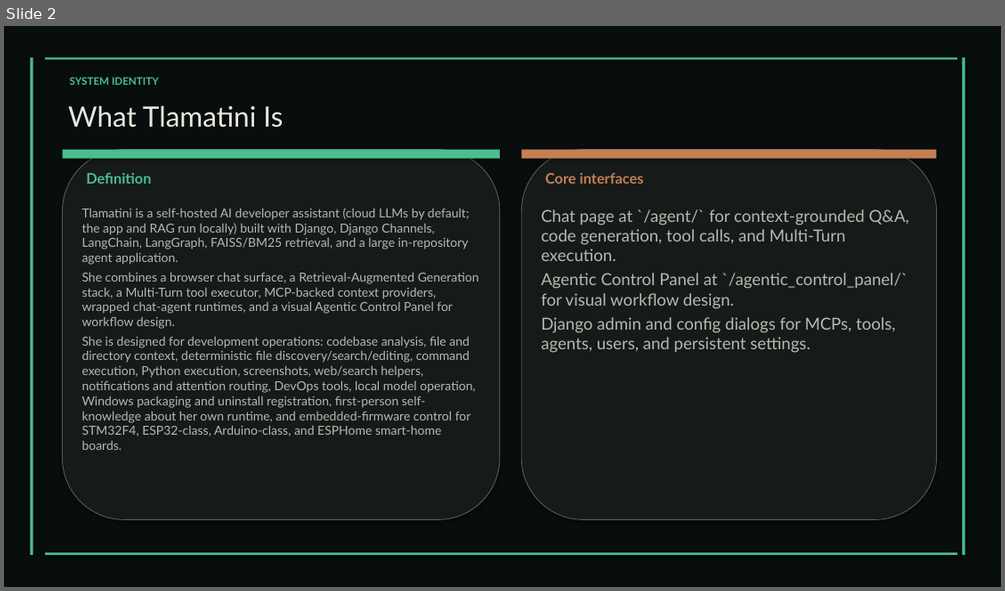
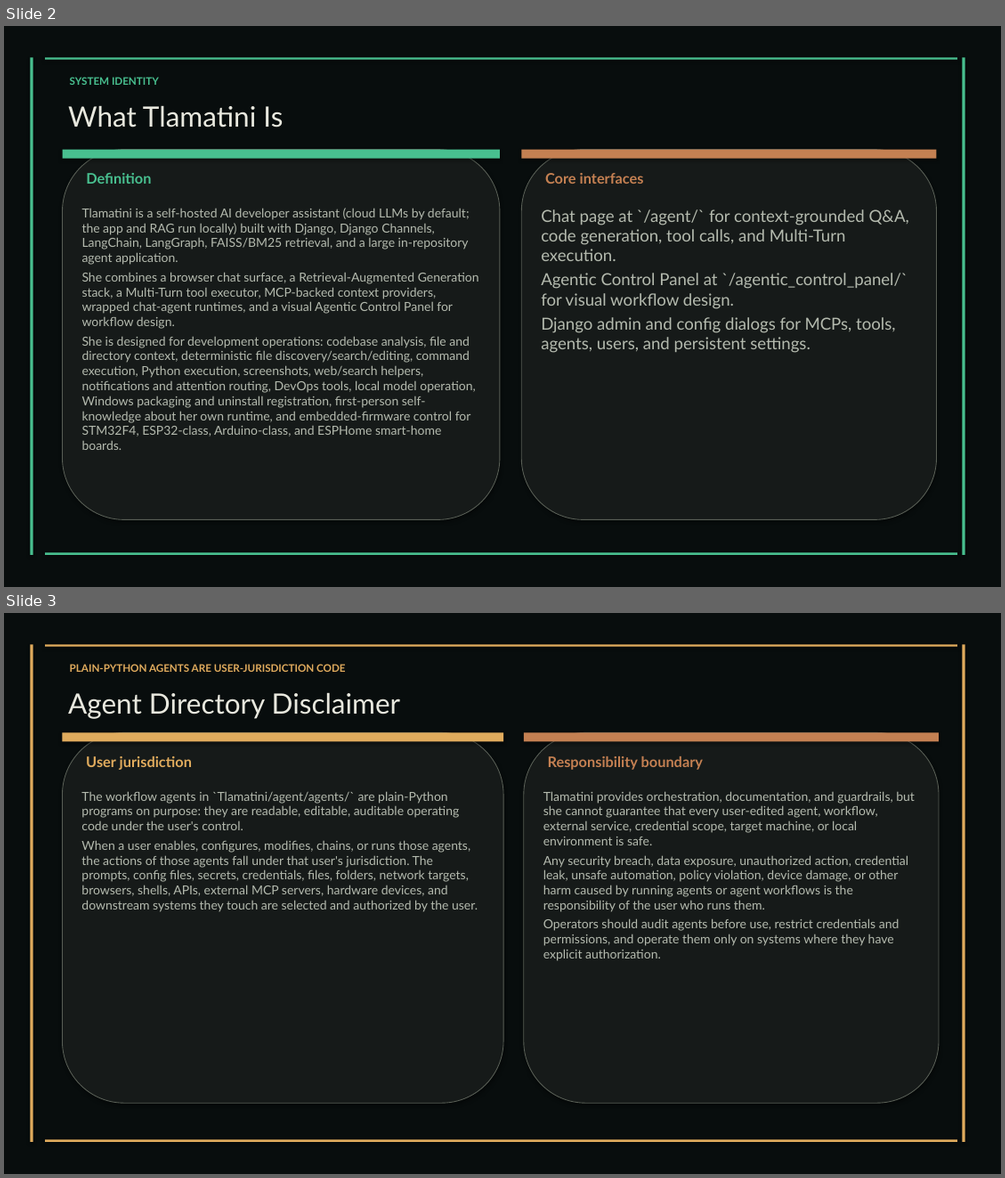
Before and after one commit to XAIHT/Tlamatini, a slide deck: Tlamatini_eXtended_Artificial_Intelligence_Humanly_Tempered.pptx. Shown one above the other, each under a label of ours: slide 2 before the commit, slides 2 and 3 after it. The pictures are 1005x591 and 1005x1178 pixels, drawn with LibreOffice and Linux fonts; fonts in the diff are those of the drawing. Boxes give left, top, right and bottom in pixels: in the first picture for what was removed or moved away, otherwise in the second. Text is boxed around its words. In the diff, an @@ line names an element or a change of style, - is before the commit and + after.

```diff
--- a/Tlamatini_eXtended_Artificial_Intelligence_Humanly_Tempered.pptx
+++ b/Tlamatini_eXtended_Artificial_Intelligence_Humanly_Tempered.pptx
@@ slide 3 added at (4, 613, 1001, 1174), background #FFFFFF @@
@@ rectangle added at (4, 613, 1001, 1174), fill #080D0D @@
@@ rectangle added at (30, 644, 33, 1142), fill #E0AB5D @@
@@ rectangle added at (45, 644, 957, 647), fill #E0AB5D @@
@@ text added at (70, 664, 345, 672), 10 pt, text #E0AB5D, bold @@
+PLAIN-PYTHON AGENTS ARE USER-JURISDICTION CODE
@@ rectangle added at (962, 644, 965, 1142), fill #E0AB5D @@
@@ text added at (68, 692, 401, 719), 27 pt, text #E8E8DE @@
+Agent Directory Disclaimer
@@ rounded rectangle added at (63, 732, 503, 1103), fill #161A19, outline #595F56 0.75 pt @@
@@ rectangle added at (63, 732, 503, 742), fill #E0AB5D @@
@@ rounded rectangle added at (524, 732, 938, 1103), fill #161A19, outline #595F56 0.75 pt @@
@@ rectangle added at (524, 732, 938, 742), fill #C48052 @@
@@ text added at (86, 756, 192, 770), 14 pt, text #E0AB5D, bold @@
+User jurisdiction
@@ text added at (548, 756, 703, 770), 14 pt, text #C48052, bold @@
+Responsibility boundary
@@ text added at (81, 791, 477, 912), 12 pt, text #B4BAAE @@
+The workflow agents in `Tlamatini/agent/agents/` are plain-Python programs on purpose: they are readable, editable, auditable operating code under the user's control.
+When a user enables, configures, modifies, chains, or runs those agents, the actions of those agents fall under that user's jurisdiction. The prompts, config files, secrets, credentials, files, folders, network targets, browsers, shells, APIs, external MCP servers, hardware devices, and downstream systems they touch are selected and authorized by the user.
@@ text added at (543, 791, 914, 961), 12 pt, text #B4BAAE @@
+Tlamatini provides orchestration, documentation, and guardrails, but she cannot guarantee that every user-edited agent, workflow, external service, credential scope, target machine, or local environment is safe.
+Any security breach, data exposure, unauthorized action, credential leak, unsafe automation, policy violation, device damage, or other harm caused by running agents or agent workflows is the responsibility of the user who runs them.
+Operators should audit agents before use, restrict credentials and permissions, and operate them only on systems where they have explicit authorization.
@@ rectangle added at (45, 1140, 957, 1142), fill #E0AB5D @@
```
Also in this commit, not shown: 11 slides changed, 1 other slide added, 2 other files.
